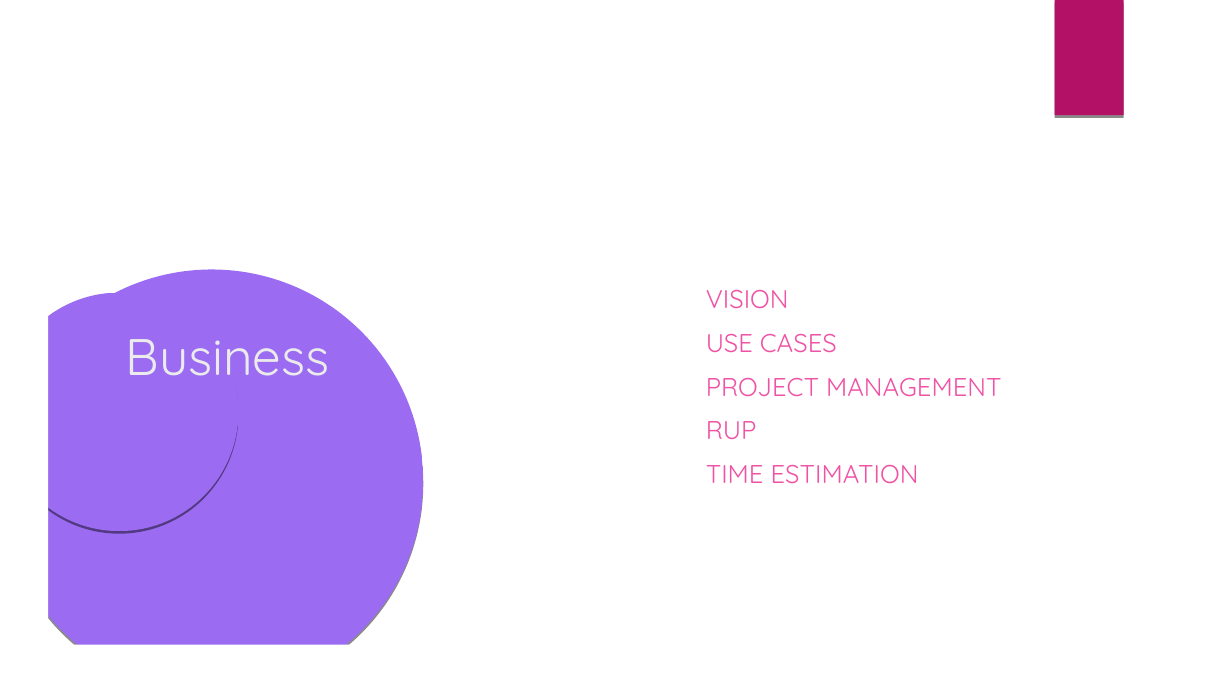
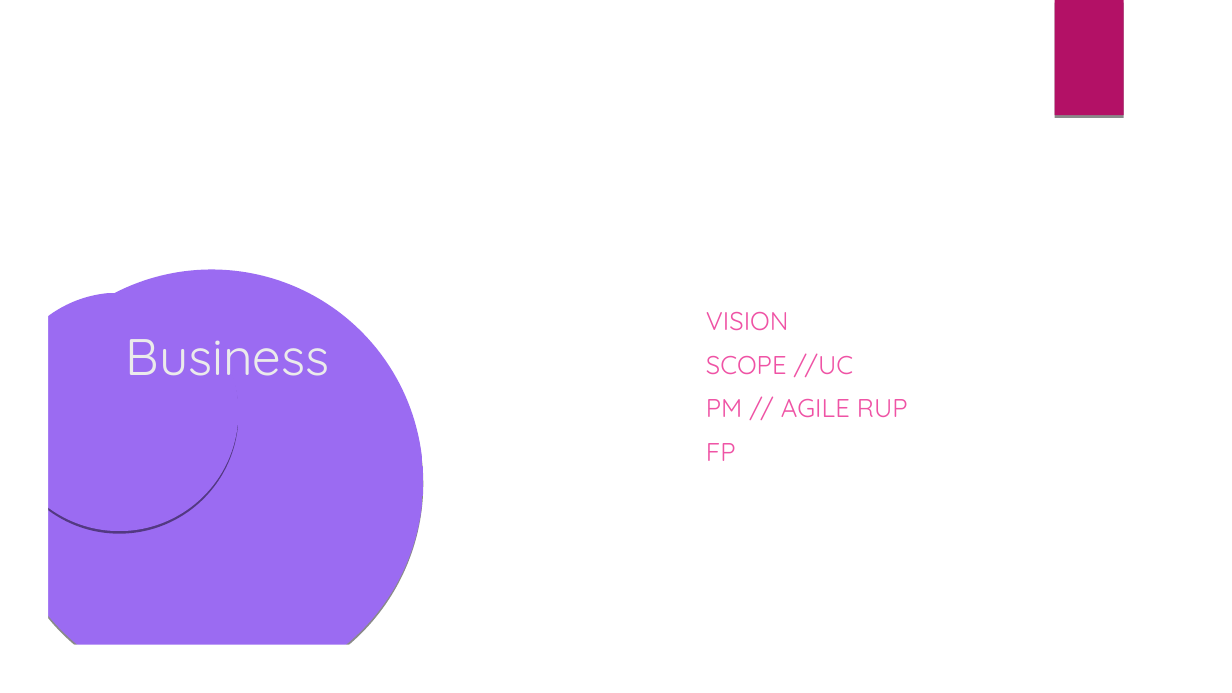
Before and after one commit to Mert-Guenduez/learnityourself, a slide deck: slide 3 of Documentation/Presentation/final_se.pptx. Drawn at 1232x693 pixels with LibreOffice and Linux fonts; fonts in the diff are those of the drawing; background and template pictures are left out. Boxes give left, top, right and bottom in pixels: in the first picture for what was removed or moved away, otherwise in the second. Text is boxed around its words. In the diff, an @@ line names an element or a change of style, - is before the commit and + after.

```diff
--- a/Documentation/Presentation/final_se.pptx
+++ b/Documentation/Presentation/final_se.pptx
@@ text at [706,353,908,461]: text changed @@
-USE CASES
-PROJECT MANAGEMENT
-RUP
-TIME ESTIMATION
+SCOPE //UC
+PM // AGILE RUP
+FP
```
Also in this commit, not shown: 6 other slides changed, 1 slide added, 2 slides removed, 1 other file.
